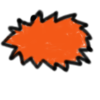
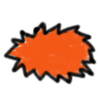
Revision of a layered 100 × 100 image; what changed, layer by layer:
painted on "towerR1 #2" over box(63, 29, 69, 35)
painted on "towerR1" over box(0, 9, 97, 85)
painted on "towerR1 #1" over box(3, 14, 94, 82)
